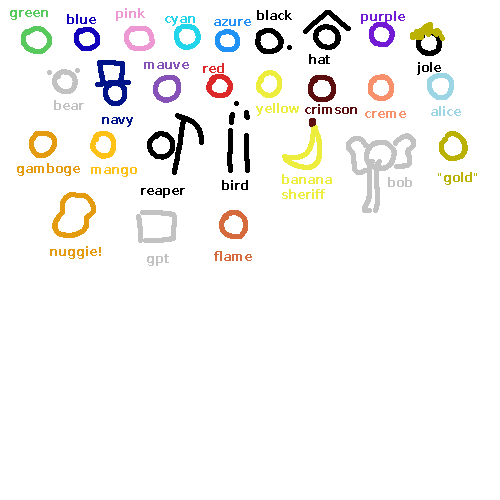
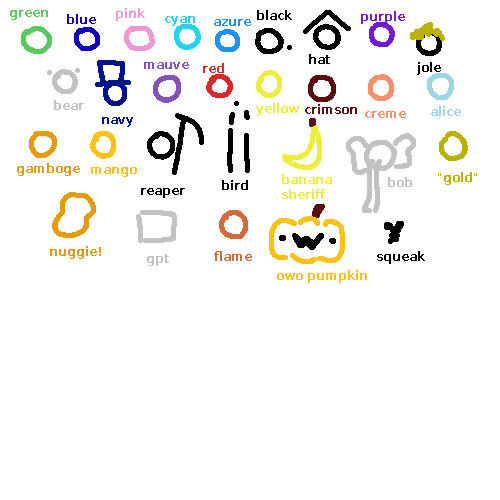
The second 500x500 image is a revision of the first. Changes to its layers:
added layer "owo pumpkin" above "squeak" over left=277, top=270, right=367, bottom=283
added layer "squeak" above "Background" over left=377, top=251, right=425, bottom=264
painted on "Background" over left=269, top=204, right=404, bottom=264
